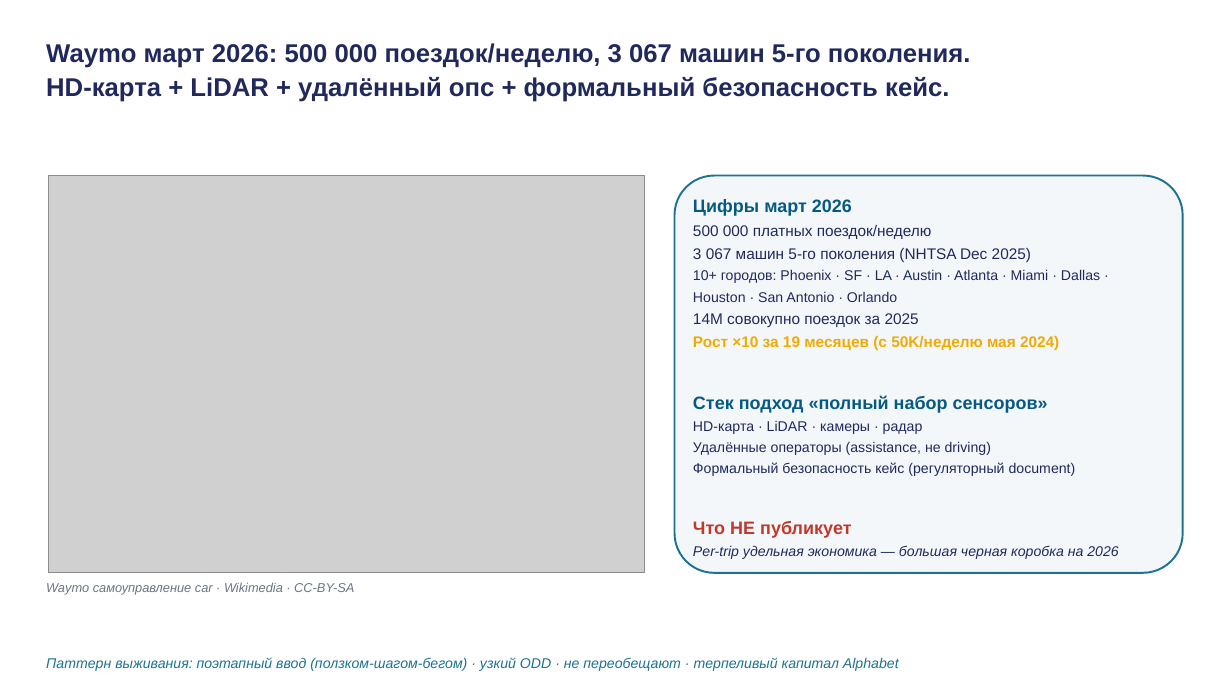
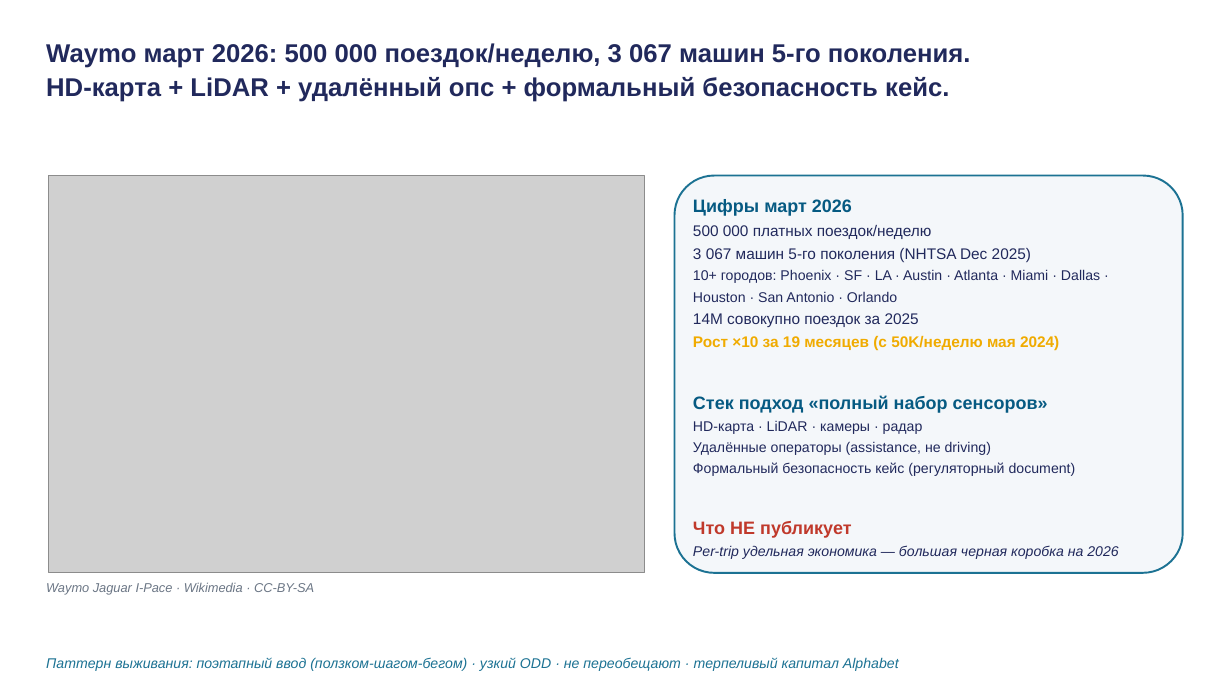
Before and after one commit to tellina-study/AI-usage-lessons, a slide deck: slide 24 of library/lectures/lec-13/rendered/lec-13.pptx. Drawn at 1232x693 pixels with LibreOffice and Linux fonts; fonts in the diff are those of the drawing; grey boxes stand for pictures. Boxes give left, top, right and bottom in pixels: in the first picture for what was removed or moved away, otherwise in the second. Text is boxed around its words. In the diff, an @@ line names an element or a change of style, - is before the commit and + after.

```diff
--- a/library/lectures/lec-13/rendered/lec-13.pptx
+++ b/library/lectures/lec-13/rendered/lec-13.pptx
@@ text at (x1=46, y1=582, x2=314, y2=595): text changed @@
-Waymo самоуправление car · Wikimedia · CC-BY-SA
+Waymo Jaguar I-Pace · Wikimedia · CC-BY-SA
```
Also in this commit, not shown: 8 other slides changed, 3 other files.
